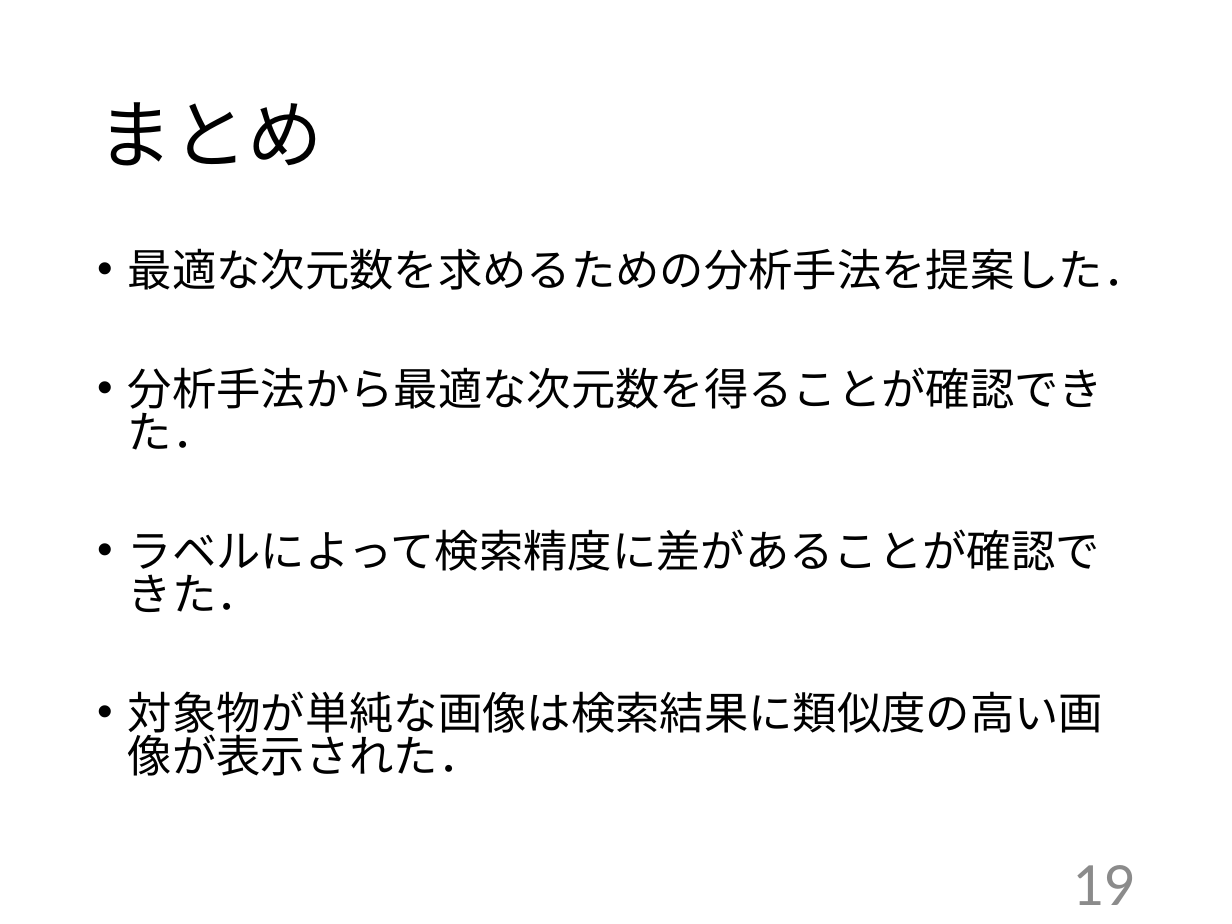
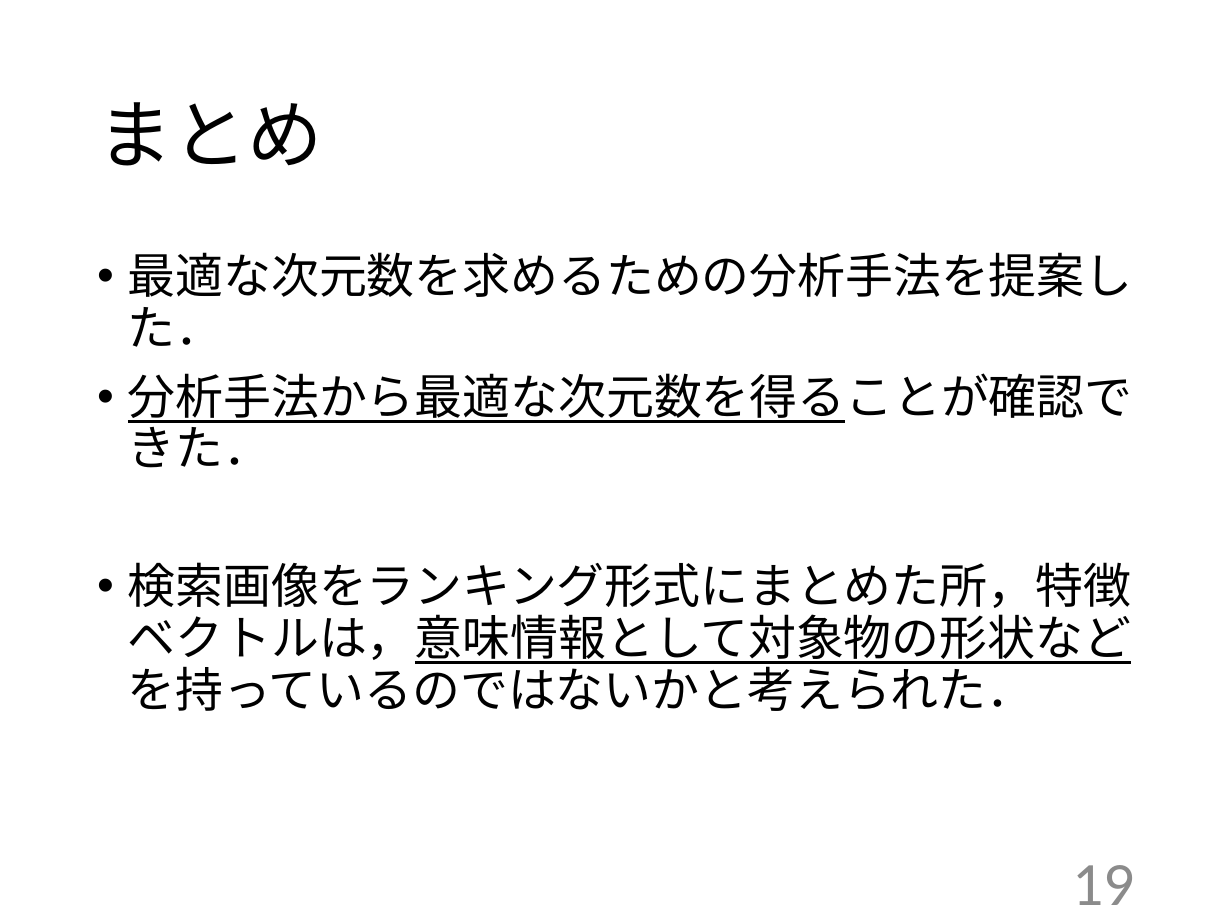
Before and after one commit to kait-takanolab/1821005-yoshioka-thesis, a slide deck: slide 19 of 卒研発表/1821005_yoshioka_thesis.pptx. Drawn at 1232x924 pixels with LibreOffice and Linux fonts; fonts in the diff are those of the drawing. Boxes give left, top, right and bottom in pixels: in the first picture for what was removed or moved away, otherwise in the second. Text is boxed around its words. In the diff, an @@ line names an element or a change of style, - is before the commit and + after.

```diff
--- a/卒研発表/1821005_yoshioka_thesis.pptx
+++ b/卒研発表/1821005_yoshioka_thesis.pptx
@@ text at box(128, 252, 1133, 468): size 25.9 to 28 pt in "最適な次元数を求めるための分析手法を提案した．", "分析手法から最適な次元数を得ることが確認できた．"; underline on in "分析手法から最適な次元数を得ることが確認できた．"; line spacing 0.8 to 0.9 @@
@@ text at box(128, 562, 1131, 711): text changed; size 25.9 to 28 pt @@
-• ラベルによって検索精度に差があることが確認できた．
-• 対象物が単純な画像は検索結果に類似度の高い画像が表示された．
+• 検索画像をランキング形式にまとめた所，特徴ベクトルは，意味情報として対象物の形状などを持っているのではないかと考えられた．
```
Also in this commit, not shown: 8 other slides changed.
